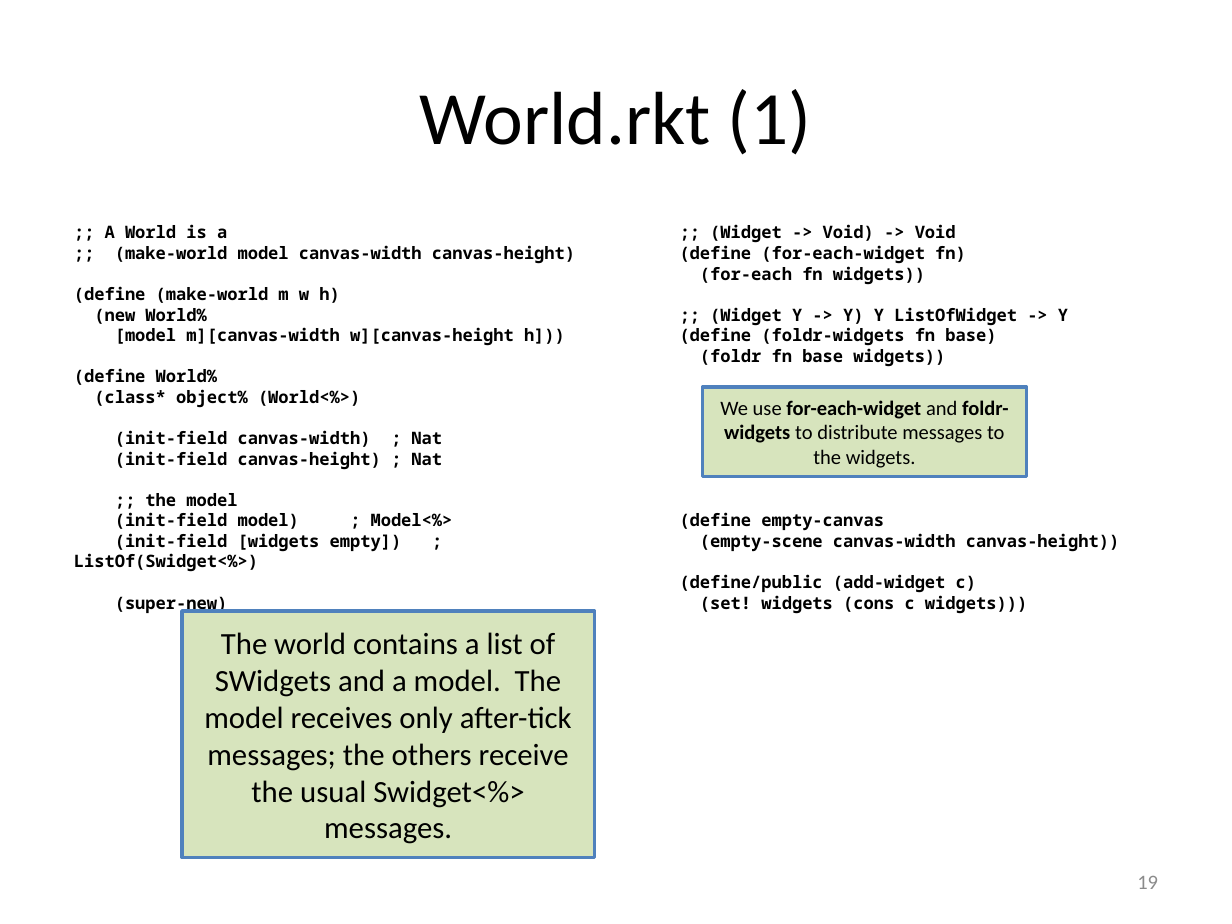
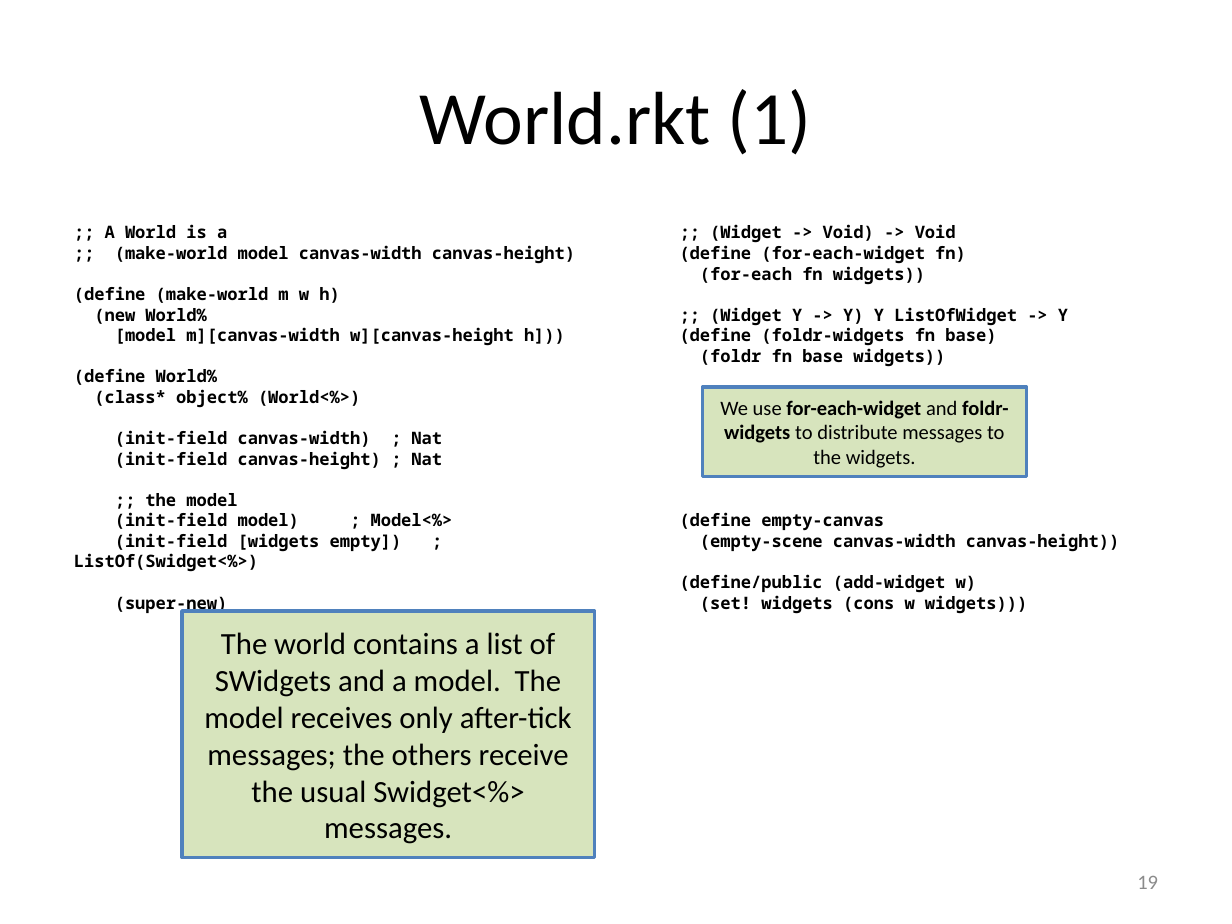
Before and after one commit to mwand/cs5010f16, a slide deck: slide 19 of Slides/Lesson 11.3 Model-View-Controller Architecture.pptx. Drawn at 1232x924 pixels with LibreOffice and Linux fonts; fonts in the diff are those of the drawing. Boxes give left, top, right and bottom in pixels: in the first picture for what was removed or moved away, otherwise in the second. Text is boxed around its words. In the diff, an @@ line names an element or a change of style, - is before the commit and + after.

```diff
--- a/Slides/Lesson 11.3 Model-View-Controller Architecture.pptx
+++ b/Slides/Lesson 11.3 Model-View-Controller Architecture.pptx
@@ text at [680,574,1027,614]: text changed @@
-(define/public (add-widget c)
-(set! widgets (cons c widgets)))
+(define/public (add-widget w)
+(set! widgets (cons w widgets)))
```
Also in this commit, not shown: 2 other slides changed, 2 other files.
